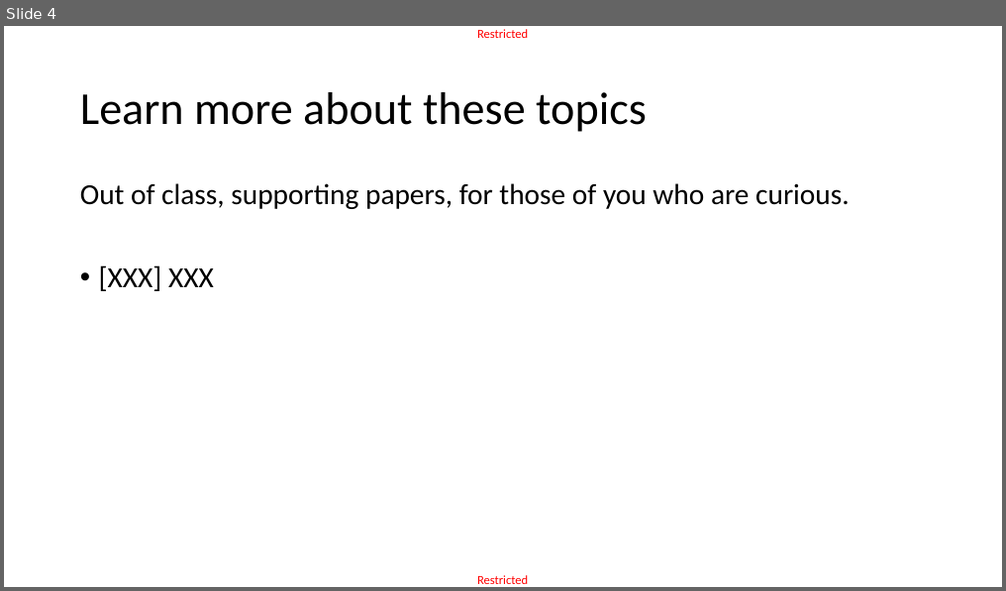
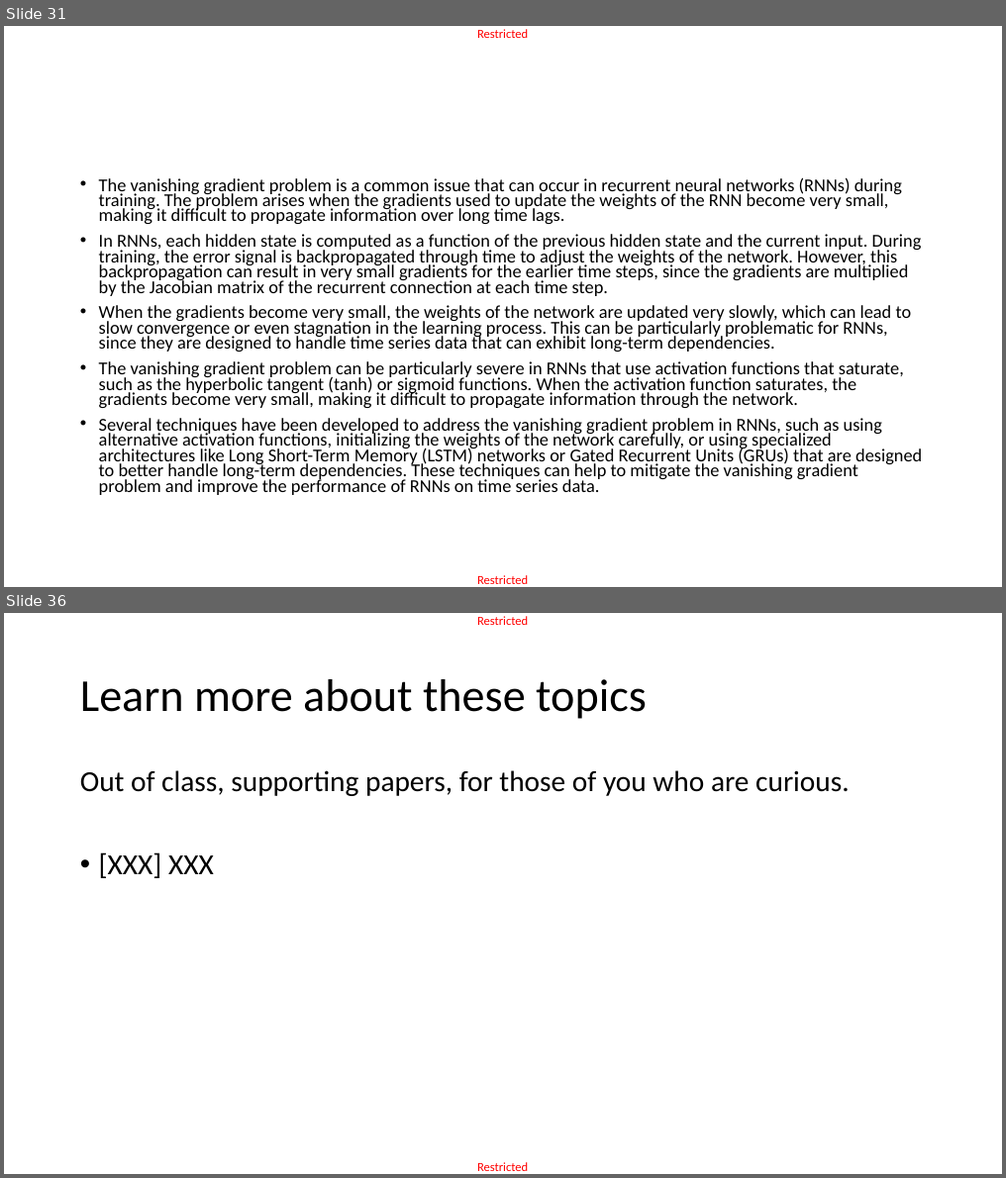
Before and after one commit to matthieudemari/SUTD_DL_50_039, a slide deck: W5/0. All/W5.pptx. Shown one above the other, each under a label of ours: slide 4 before the commit, slides 31 and 36 after it; the slides between them are not shown. The pictures are 1006x591 and 1006x1178 pixels, drawn with LibreOffice and Linux fonts; fonts in the diff are those of the drawing. Boxes give left, top, right and bottom in pixels: in the first picture for what was removed or moved away, otherwise in the second. Text is boxed around its words. In the diff, an @@ line names an element or a change of style, - is before the commit and + after.

```diff
--- a/W5/0. All/W5.pptx
+++ b/W5/0. All/W5.pptx
@@ slide 31 added at <box>4,26,1002,587</box>, background #FFFFFF; not listed: 2 template elements that a slide beside it also shows @@
@@ text added at <box>99,177,922,495</box>, 17.5 pt, text #000000 @@
+• The vanishing gradient problem is a common issue that can occur in recurrent neural networks (RNNs) during training. The problem arises when the gradients used to update the weights of the RNN become very small, making it difficult to propagate information over long time lags.
+• In RNNs, each hidden state is computed as a function of the previous hidden state and the current input. During training, the error signal is backpropagated through time to adjust the weights of the network. However, this backpropagation can result in very small gradients for the earlier time steps, since the gradients are multiplied by the Jacobian matrix of the recurrent connection at each time step.
+• When the gradients become very small, the weights of the network are updated very slowly, which can lead to slow convergence or even stagnation in the learning process. This can be particularly problematic for RNNs, since they are designed to handle time series data that can exhibit long-term dependencies.
+• The vanishing gradient problem can be particularly severe in RNNs that use activation functions that saturate, such as the hyperbolic tangent (tanh) or sigmoid functions. When the activation function saturates, the gradients become very small, making it difficult to propagate information through the network.
+• Several techniques have been developed to address the vanishing gradient problem in RNNs, such as using alternative activation functions, initializing the weights of the network carefully, or using specialized architectures like Long Short-Term Memory (LSTM) networks or Gated Recurrent Units (GRUs) that are designed to better handle long-term dependencies. These techniques can help to mitigate the vanishing gradient problem and improve the performance of RNNs on time series data.
@@ what was slide 4 is now slide 36 @@
```
Also in this commit, not shown: 3 slides changed, 32 other slides added, 6 other files.
